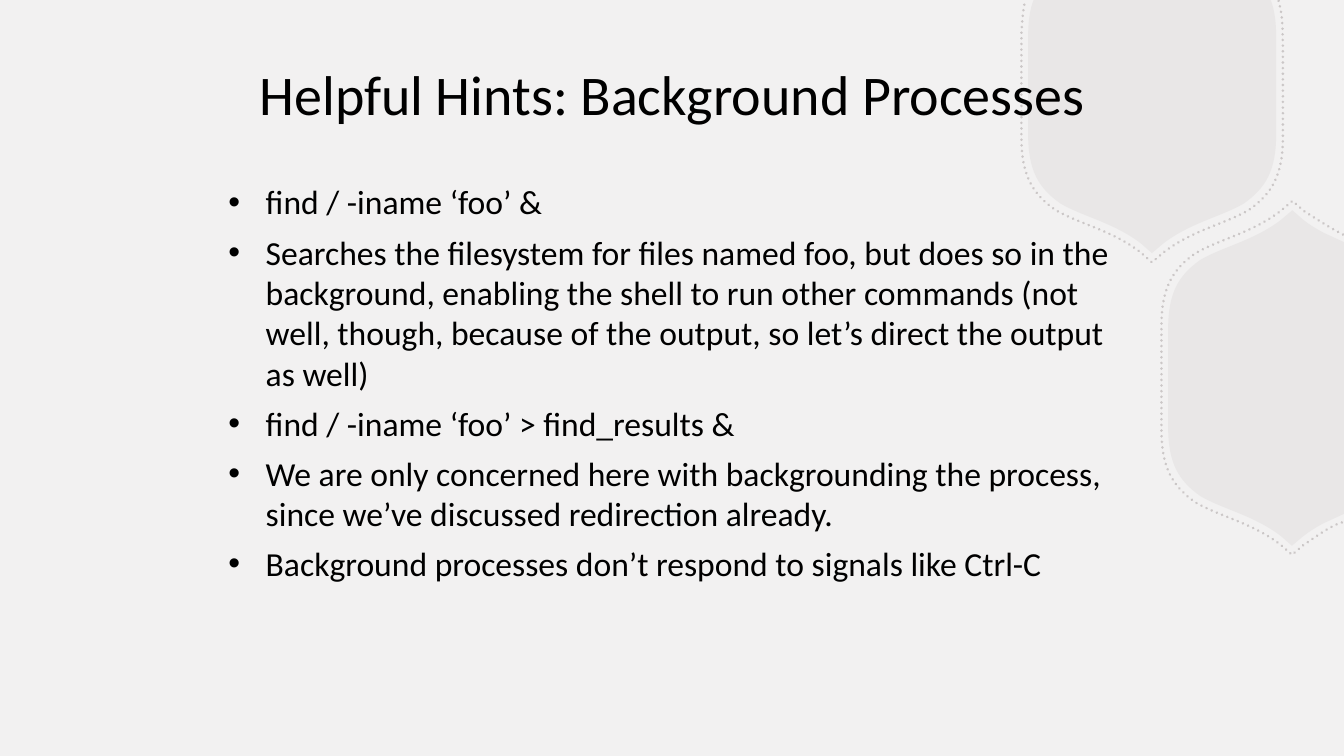
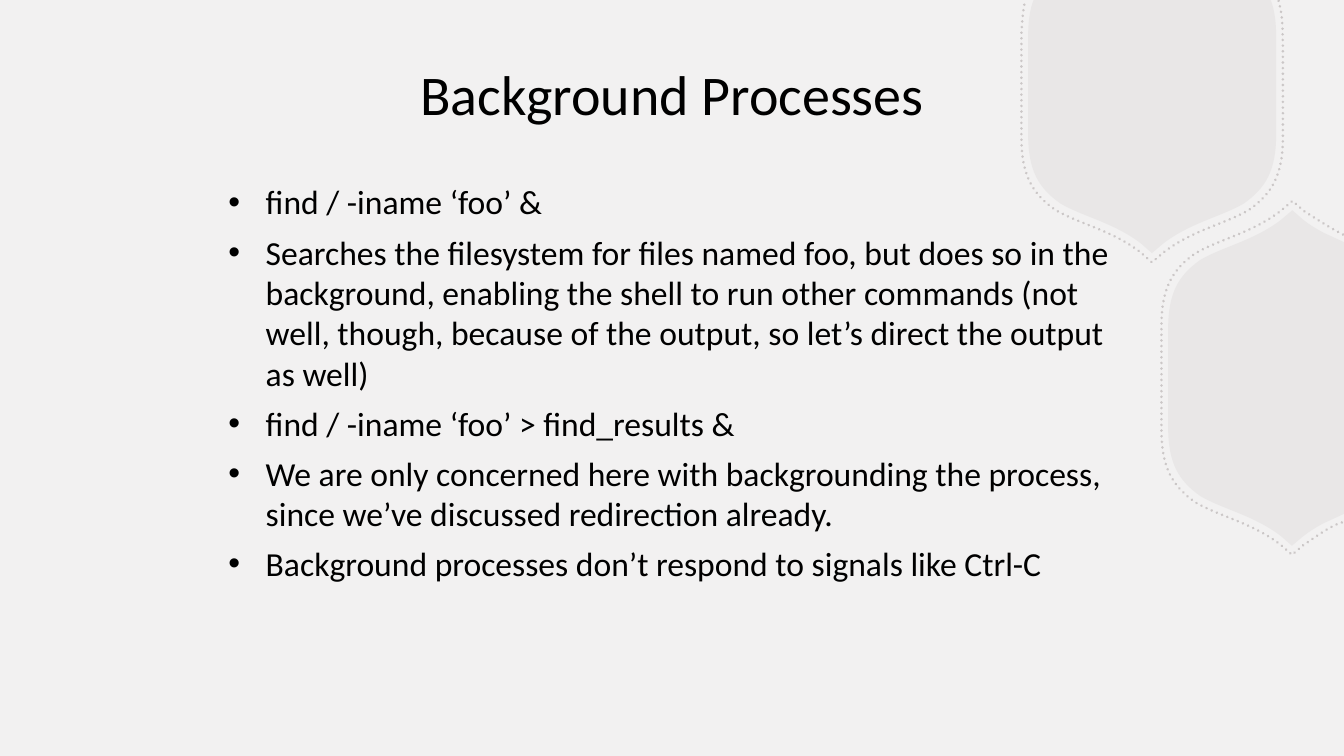
Before and after one commit to BillJr99/Ursinus-CS376, a slide deck: slide 68 of files/lectures/shellipc.pptx (slide 82 before the commit). Drawn at 1344x756 pixels with LibreOffice and Linux fonts; fonts in the diff are those of the drawing. Boxes give left, top, right and bottom in pixels: in the first picture for what was removed or moved away, otherwise in the second. Text is boxed around its words. In the diff, an @@ line names an element or a change of style, - is before the commit and + after.

```diff
--- a/files/lectures/shellipc.pptx
+++ b/files/lectures/shellipc.pptx
@@ text at (x1=420, y1=76, x2=924, y2=125): text changed @@
-Helpful Hints: Background Processes
+Background Processes
```
Also in this commit, not shown: 4 other slides changed, 1 slide added, 16 slides removed.
